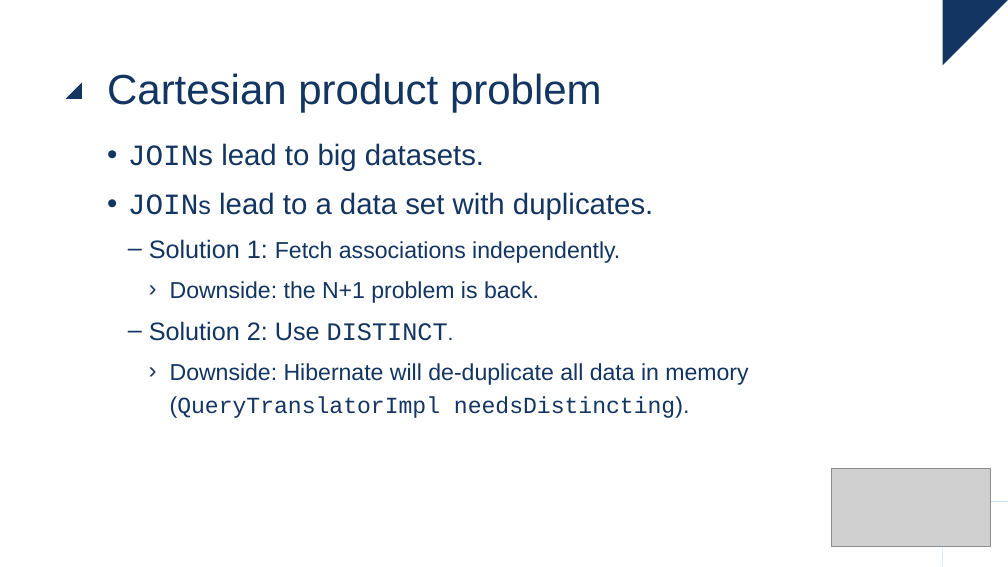
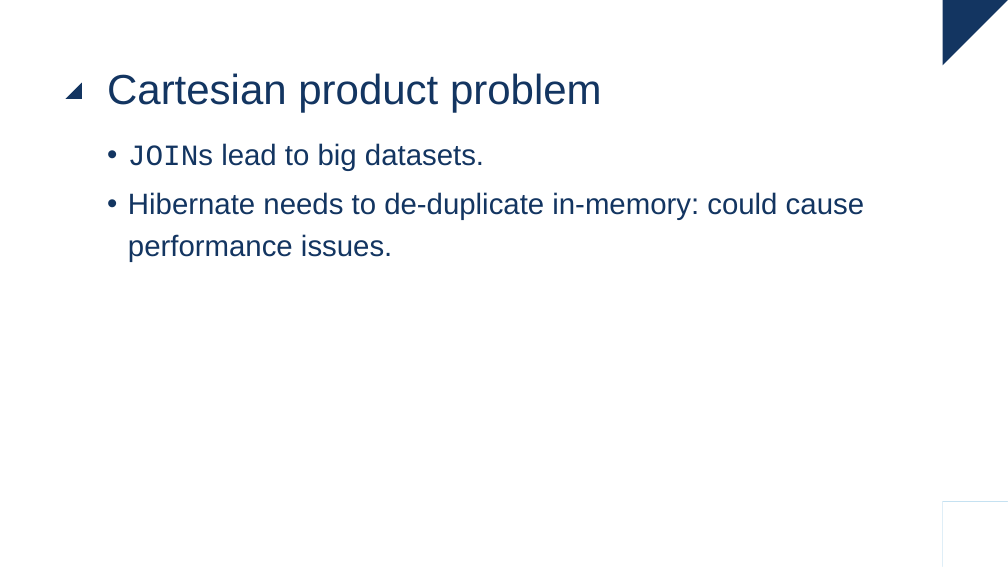
Before and after one commit to raoulvdberge/jpa-with-hibernate, a slide deck: slide 40 of slides.pptx. Drawn at 1008x567 pixels with LibreOffice and Linux fonts; fonts in the diff are those of the drawing; grey boxes stand for pictures. Boxes give left, top, right and bottom in pixels: in the first picture for what was removed or moved away, otherwise in the second. Text is boxed around its words. In the diff, an @@ line names an element or a change of style, - is before the commit and + after.

```diff
--- a/slides.pptx
+++ b/slides.pptx
@@ text at [128, 192, 864, 262]: text changed; size 22 to 28 pt @@
-• JOINs lead to a data set with duplicates.
-  – Solution 1: Fetch associations independently.
-    › Downside: the N+1 problem is back.
-  – Solution 2: Use DISTINCT.
-    › Downside: Hibernate will de-duplicate all data in memory (QueryTranslatorImpl needsDistincting).
+• Hibernate needs to de-duplicate in-memory: could cause performance issues.
@@ picture removed at [832, 468, 991, 547] @@
```
Also in this commit, not shown: 1 other slide changed, 1 slide removed, 16 other files.
